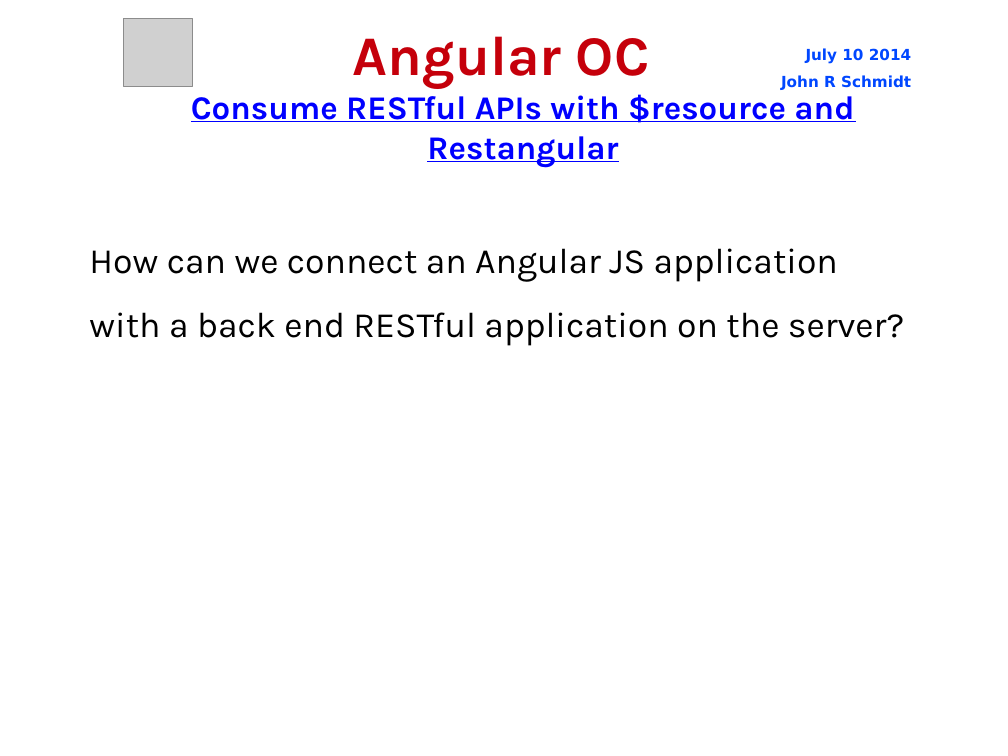
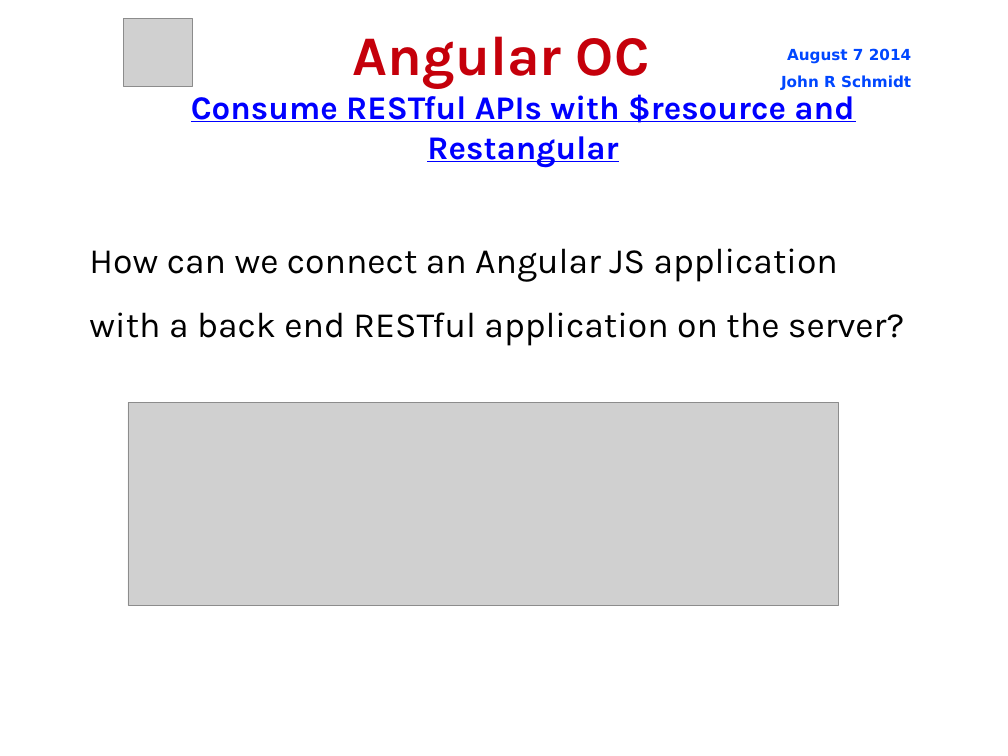
Before and after one commit to jrschmidt/fifa-angular-rest-demo, a slide deck: slide 2 of fifa.odp. Drawn at 1008x756 pixels with LibreOffice and Linux fonts; fonts in the diff are those of the drawing; grey boxes stand for pictures; background and template pictures are left out. Boxes give left, top, right and bottom in pixels: in the first picture for what was removed or moved away, otherwise in the second. Text is boxed around its words. In the diff, an @@ line names an element or a change of style, - is before the commit and + after.

Commit message:
working angular app inside a rails app

```diff
--- a/fifa.odp
+++ b/fifa.odp
@@ text at (787,48,911,64): text changed @@
-July 10 2014
+August 7 2014
@@ picture added at (128,402,840,606) @@
```
Also in this commit, not shown: 22 other slides changed, 5 slides added, 16 other files.
